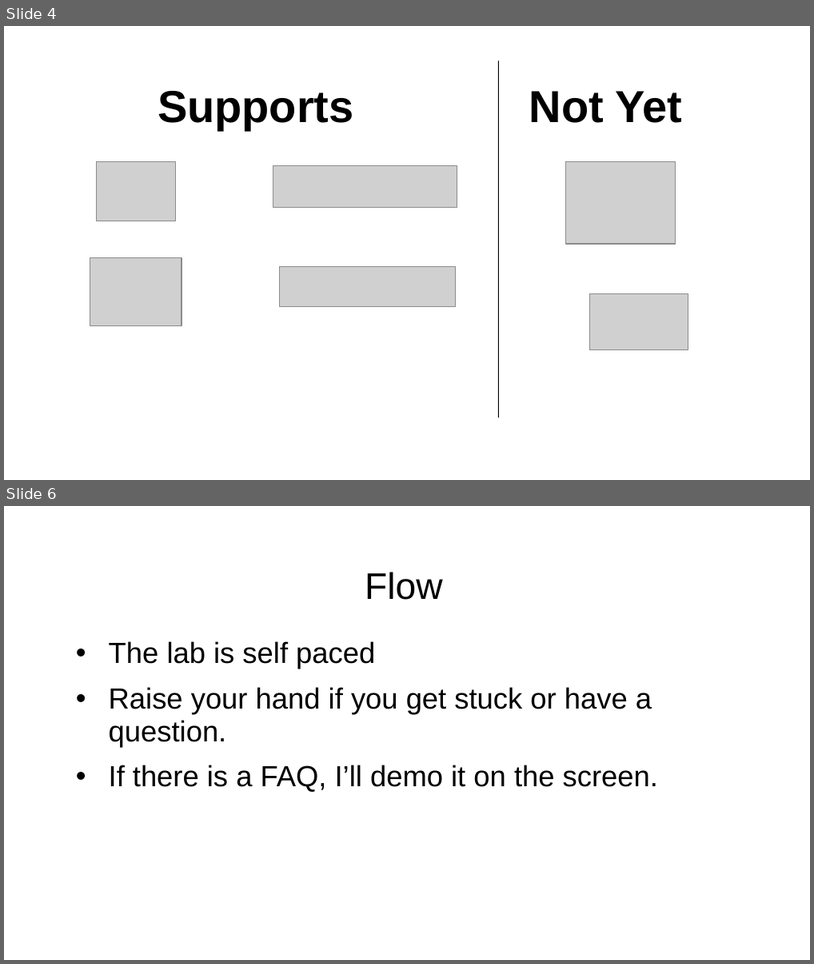
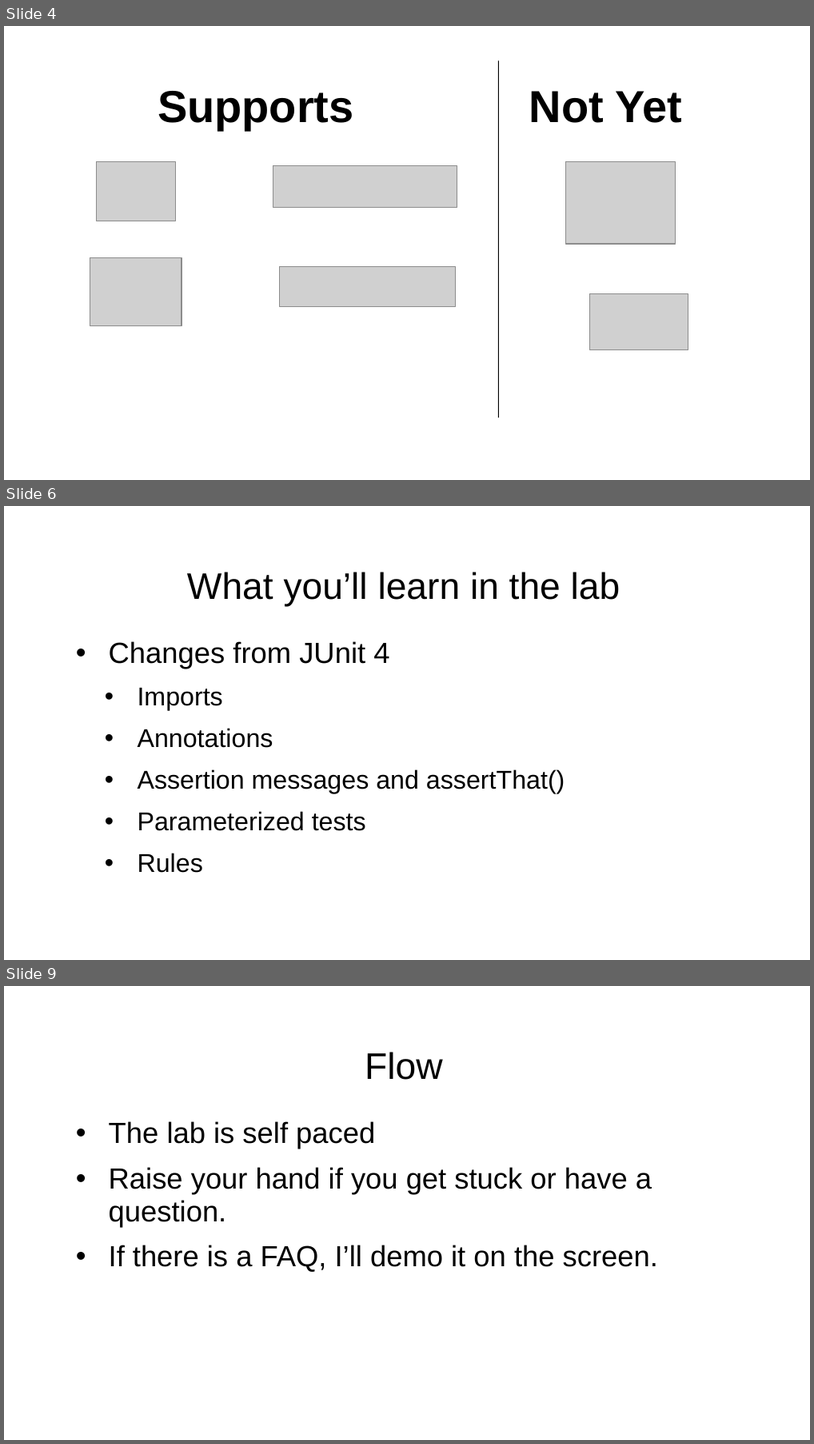
Before and after one commit to rkstarnerd/2018-devnexus-junit5-workshop, a slide deck: JUnit 5 Workshop Intro Presentation.ppt. Shown one above the other, each under a label of ours: slides 4 and 6 before the commit, slides 4, 6 and 9 after it; the slides between them are not shown. The pictures are 814x964 and 814x1444 pixels, drawn with LibreOffice and Linux fonts; fonts in the diff are those of the drawing; grey boxes stand for pictures; background and template pictures are left out. Boxes give left, top, right and bottom in pixels: in the first picture for what was removed or moved away, otherwise in the second. Text is boxed around its words. In the diff, an @@ line names an element or a change of style, - is before the commit and + after.

```diff
--- a/JUnit 5 Workshop Intro Presentation.ppt
+++ b/JUnit 5 Workshop Intro Presentation.ppt
@@ slide 6 added at <box>4,506,810,960</box>, background picture (left out) @@
@@ title added at <box>187,572,621,606</box>, 33 pt, text #000000 @@
+What you’ll learn in the lab
@@ text added at <box>109,641,566,872</box>, 23 pt, text #000000 @@
+• Changes from JUnit 4
+  • Imports
+  • Annotations
+  • Assertion messages and assertThat()
+  • Parameterized tests
+  • Rules
@@ what was slide 6 is now slide 9 @@
```
Also in this commit, not shown: 1 slide changed, 2 other slides added, 3 other files.
